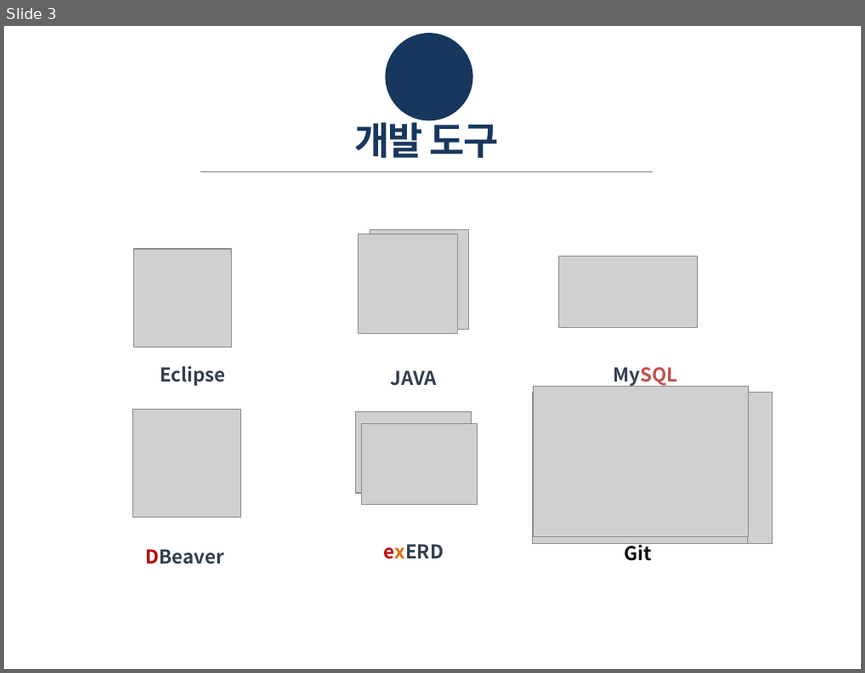
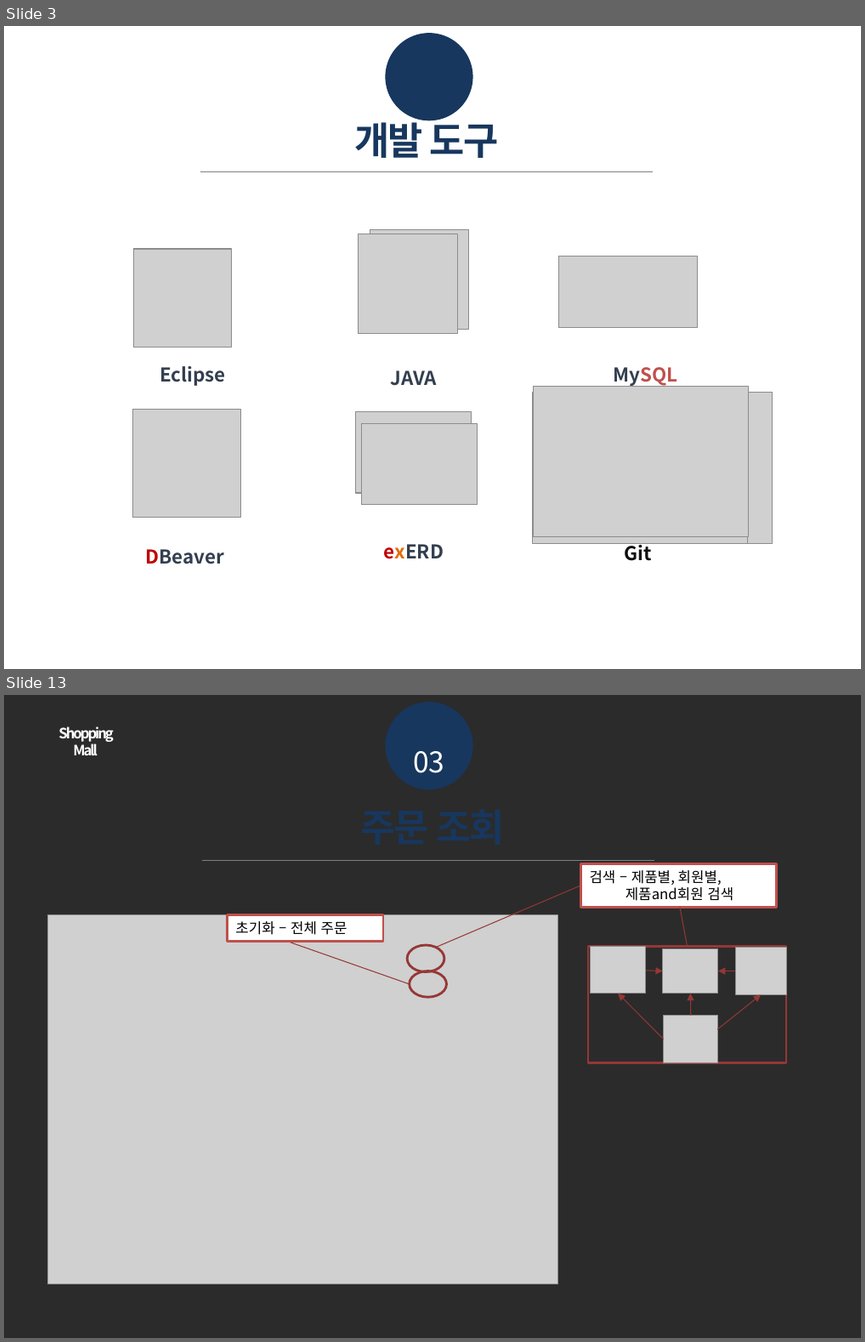
Before and after one commit to KImSangGeon/Shopping, a slide deck: ppt/쇼핑몰_PPT_김상건.pptx. Shown one above the other, each under a label of ours: slide 3 before the commit, slides 3 and 13 after it; the slides between them are not shown. The pictures are 865x673 and 865x1342 pixels, drawn with LibreOffice and Linux fonts; fonts in the diff are those of the drawing; grey boxes stand for pictures; background and template pictures are left out; a plain dark background stands for a picture behind light text. Boxes give left, top, right and bottom in pixels: in the first picture for what was removed or moved away, otherwise in the second. Text is boxed around its words. In the diff, an @@ line names an element or a change of style, - is before the commit and + after.

```diff
--- a/ppt/쇼핑몰_PPT_김상건.pptx
+++ b/ppt/쇼핑몰_PPT_김상건.pptx
@@ slide 13 added at (x1=4, y1=695, x2=861, y2=1338), background picture (left out) @@
@@ ellipse added at (x1=386, y1=702, x2=472, y2=789), fill #17375E @@
@@ text added at (x1=58, y1=726, x2=114, y2=755), 12 pt, text #FFFFFF, bold @@
+Shopping Mall
@@ text added at (x1=413, y1=751, x2=444, y2=773), 24 pt, text #FFFFFF @@
+03
@@ text added at (x1=200, y1=799, x2=664, y2=853), 32 pt, text #17375E, bold @@
+주문 조회
@@ line added from (202, 861) to (653, 861), #808080 0.75 pt @@
@@ rectangle added at (x1=580, y1=864, x2=776, y2=907), fill #FFFFFF, outline #C0504D 2 pt, 12 pt, text #000000 @@
+검색 – 제품별, 회원별,
+제품and회원 검색
@@ line added from (435, 947) to (580, 885), #953735 0.75 pt @@
@@ picture added at (x1=47, y1=915, x2=558, y2=1283) @@
@@ rectangle added at (x1=227, y1=915, x2=383, y2=941), fill #FFFFFF, outline #C0504D 2 pt, 12 pt, text #000000 @@
+초기화 – 전체 주문
@@ line added from (687, 946) to (680, 907), #953735 0.75 pt @@
@@ line added from (409, 984) to (290, 942), #953735 0.75 pt @@
@@ ellipse added at (x1=407, y1=945, x2=443, y2=972), outline #953735 2 pt @@
@@ rectangle added at (x1=588, y1=946, x2=786, y2=1062), outline #953735 2 pt @@
@@ picture added at (x1=590, y1=946, x2=645, y2=993) @@
@@ picture added at (x1=663, y1=948, x2=719, y2=993) @@
@@ picture added at (x1=735, y1=947, x2=785, y2=994) @@
@@ ellipse added at (x1=409, y1=971, x2=446, y2=997), outline #953735 2 pt @@
@@ arrow added from (646, 970) to (663, 971), #953735 0.75 pt @@
@@ arrow added from (735, 971) to (718, 971), #953735 0.75 pt @@
@@ arrow added from (664, 1038) to (618, 993), #953735 0.75 pt @@
@@ arrow added from (690, 1015) to (690, 993), #953735 0.75 pt @@
@@ arrow added from (717, 1029) to (760, 995), #953735 0.75 pt @@
@@ picture added at (x1=664, y1=1015, x2=719, y2=1062) @@
```
Also in this commit, not shown: 11 slides changed, 2 other slides added, 2 slides removed, 15 other files.
